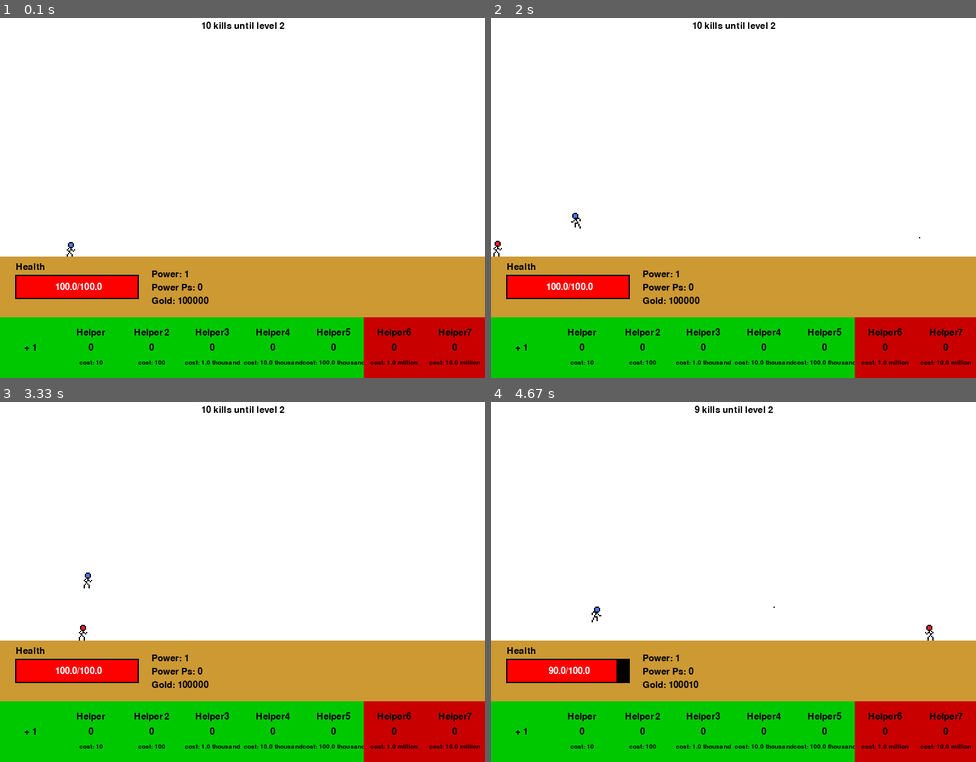
Above: before the commit, frames 1-4 (two rows, left to right).
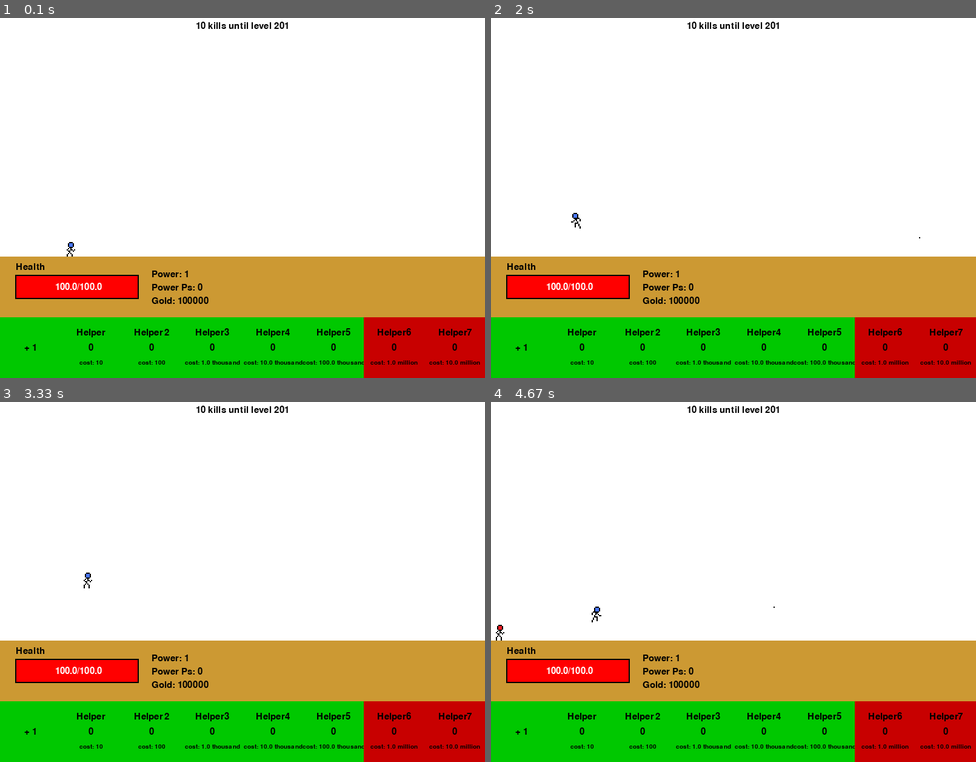
Above: after the commit, the same moments.

Repository: FlipsyDMgclDlfn/PygameGame
Game: pygame game, started from ClickerJumper/main.py
Same seed, same stepped clock (60 frames per second), same inputs: the game is played once before the commit and once after it.
Inputs:
- Up to frame 1 (0.1 s): no input
- Up to frame 2 (2 s): tap Shift at 0.33, 0.82 s; hold D 0.67-1.13 s; tap Space at 0.73, 1.03, 1.23, 1.53, 1.73 s; hold D 1.17-1.63 s; hold A from 1.67 s (still down)
- Up to frame 3 (3.33 s): tap Space at 2.03, 2.3, 2.6, 2.73, 3.03 s; release A at 2.2 s; hold A 2.23-2.63 s; tap Shift at 2.38 s; hold D 2.67-3.3 s
- Up to frame 4 (4.67 s): hold A 3.33-3.8 s; tap Space at 3.4, 3.7, 3.9, 4.2, 4.4 s; hold D 3.83-4.3 s; tap Shift at 3.98 s; hold D from 4.33 s (still down)

The runs differ from the first frame. In frame 1, 0.2% of the frame differs, in the area x 40-60%, y 1-4%; in frame 2, 0.2%; in frame 3, 0.2%; in frame 4, 0.6%, in the area x 1-92%, y 1-80%.

Commit message:
Fixes and Cleanup

Diff:
--- a/ClickerJumper/main.py
+++ b/ClickerJumper/main.py
@@ -393,32 +393,54 @@
             ##Adds PowerPS to Power every second
             if ticks%60 == 0:
                 power += powerPS
+
+        ##Bullet Stuff
+
+            ##Draws Bullets
             for bullet in bullets:
                 bullet.draw()
+
+            ##Tests For Bullets Off Screen
+            for bullet in bullets:
+                if bullet.testForOff == True:
+                    bullets.remove(bullet)
+
+
         ##Enemy stuff
+
             ##Spwans Enemies
             if (ticks+spawnRate)%(spawnRate*2) == 0:
                 enemies += [Enemy(level,0)]
             if ticks%(spawnRate*2) == 0:
                 enemies += [Enemy(level,1)]
+
             #Draws Enemies
             for enemy in enemies:
                 enemy.draw(player)
+
             ##What Happens When Enemy Dies
             for enemy in enemies:
                 if enemy.testForDead():
                     kills += 1
                     gold += 10 * l
                     enemies.remove(enemy)
+
             ##What Happens if Enemy Collides With Player
             for enemy in enemies:
                 if enemy.testForHit(player) == True:
                     player.health -= 10 * level
 
+            ##What Happensif Enemy Collides With a Bullet
+                for enemy in enemies:
+                    for bullet in bullets:
+                        if enemy.testForHitBullet(bullet,player) == True:
+                            bullets.remove(bullet)
+
             ##End Game Conditions
             if player.health <= 0:
-                pygame.quit()
-                quit()
+                print("Try again!")
+                newLevel = Level(level, power, powerInc, powerPS, gold, helper, helper2, helper3, helper4, helper5, helper6, helper7)
+
             ##Health Scales with Power (Numbers might change)
             player.health += 100 * (1 + math.log10(power)) - player.maxHealth
             player.maxHealth = 100 * (1 + math.log10(power))
@@ -432,6 +454,8 @@
             ticks += 1
             pygame.display.update()
             clock.tick(60)
+
+##Classes
 
 ##Player Class
 class Player:
@@ -486,12 +510,21 @@
             return True
         else: return False
 
+    ##Tests for Collision with a Bullet
+    def testForHitBullet(self, bullet,player):
+        if self.x + 16 > bullet.x and self.x - 16 < bullet.x and bullet.y + 2 > 368:
+            self.health -= player.maxHealth/10
+            return True
+        else: return False
+
     ##Tests if this Enemy is dead
     def testForDead(self):
         if self.health > 0: return False
         else: return True
 
+##Bullet Class
 class Bullet:
+
     def __init__(self,player):
         self.d = player.face
         self.y = player.playerY + 8
@@ -501,9 +534,18 @@
         else:
             self.x = player.playerX - 2 -2
             self.m = - 8
+
     def draw(self):
        pygame.draw.rect(gameDisplay, black,(self.x,self.y,2,2))
        self.x += self.m
+
+    def testForOff(self):
+        print(self.x)
+        if self.x - 2 < 0 or self.x > display_width:
+            return True
+        return False
+
+##Static Methods
 
 ##For Making Text
 def text_objects(text, font, color):
@@ -550,4 +592,4 @@
     gameDisplay.blit(textSurf, textRect)
 
 ##l = int(input("What Level Would You Like To Start At?"))
-start = Level(1,1,1,0,100000,0,0,0,0,0,0,0)
+start = Level(200,1,1,0,100000,0,0,0,0,0,0,0)
